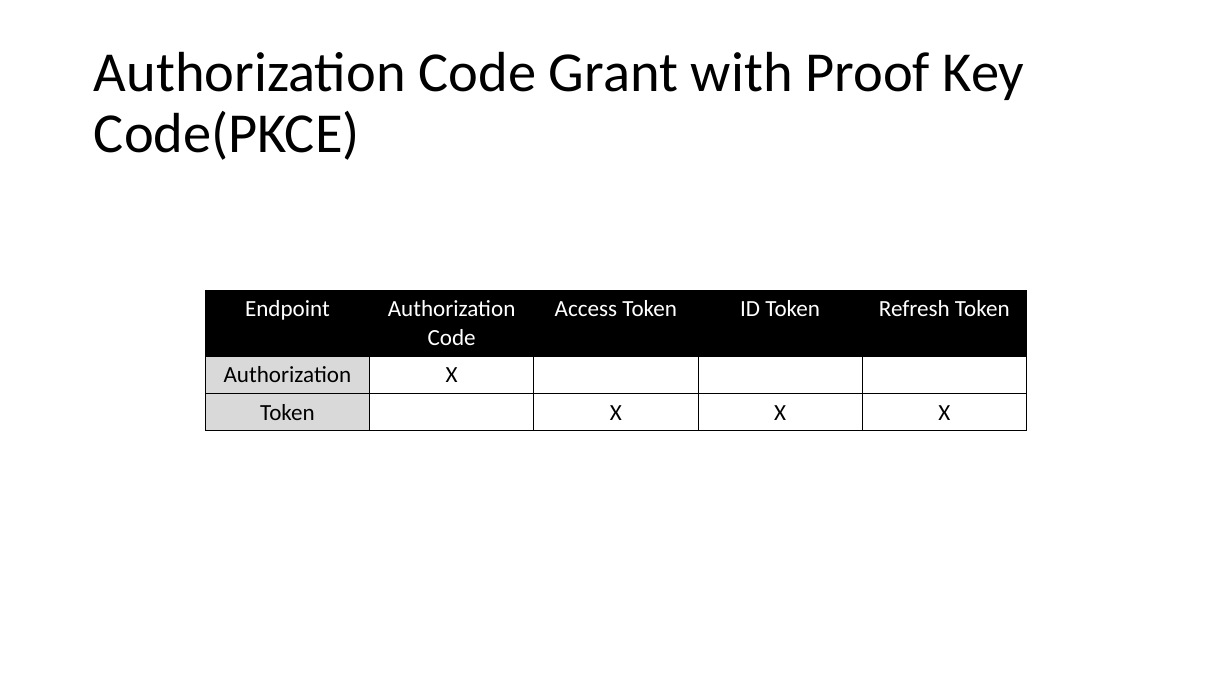
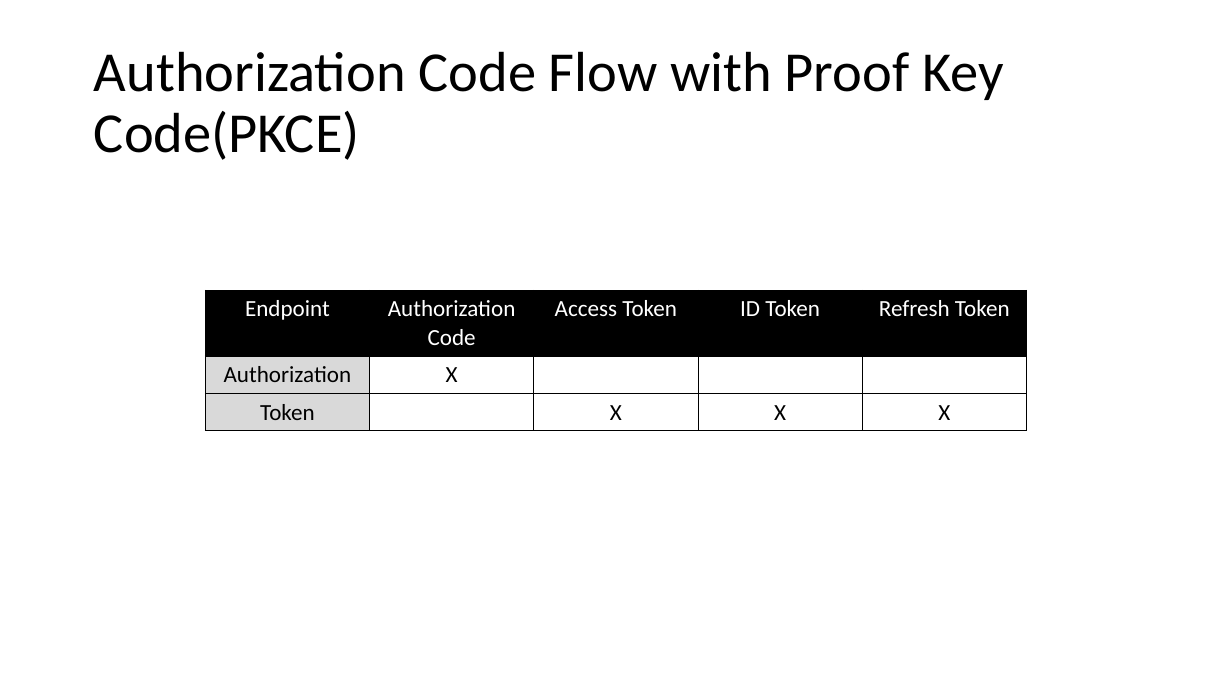
Before and after one commit to danielwagn3r/openid-workshop, a slide deck: slide 45 of OpenID Connect & OAuth.pptx. Drawn at 1232x693 pixels with LibreOffice and Linux fonts; fonts in the diff are those of the drawing. Boxes give left, top, right and bottom in pixels: in the first picture for what was removed or moved away, otherwise in the second. Text is boxed around its words. In the diff, an @@ line names an element or a change of style, - is before the commit and + after.

Commit message:
Fixed minor typos

```diff
--- a/OpenID Connect & OAuth.pptx
+++ b/OpenID Connect & OAuth.pptx
@@ title at bbox=[94, 51, 1004, 160]: text changed @@
-Authorization Code Grant with Proof Key Code(PKCE)
+Authorization Code Flow with Proof Key Code(PKCE)
```
Also in this commit, not shown: 2 other slides changed.
